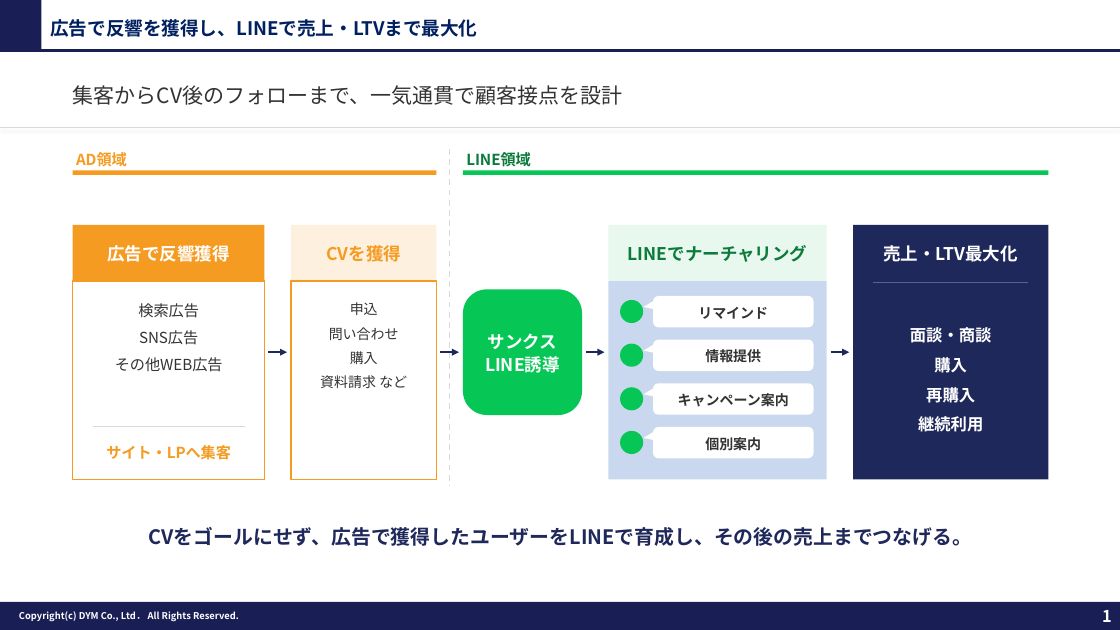
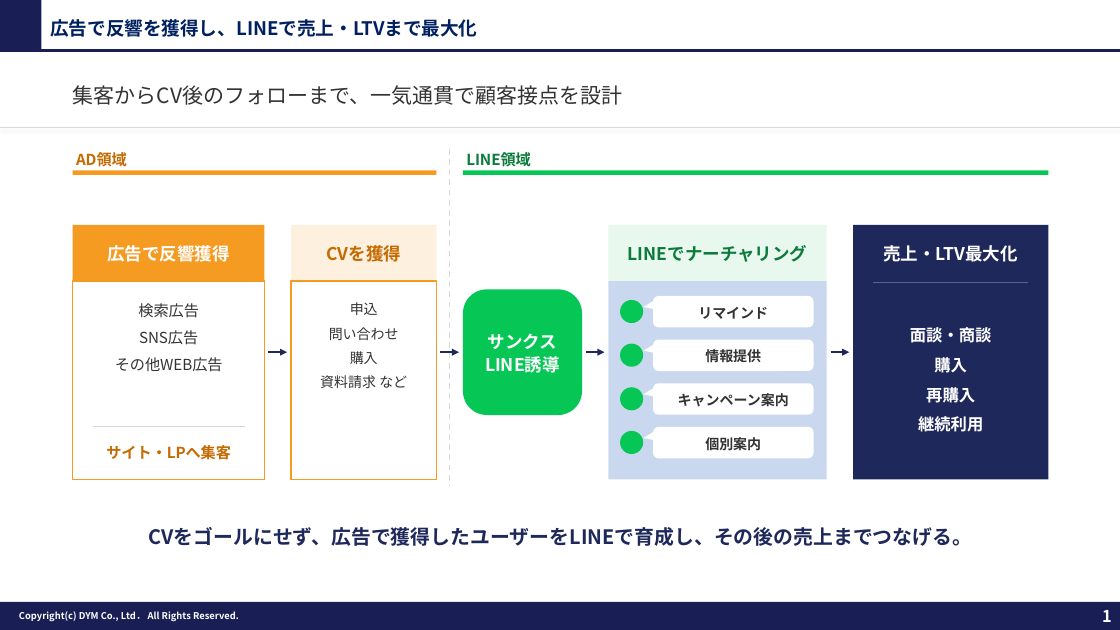
Before and after one commit to tonomura-r-dev/folder, a slide deck: slide 1 of 20261006_サンクスLINE誘導のご提案_業界別ver1.2.pptx. Drawn at 1120x630 pixels with LibreOffice and Linux fonts; fonts in the diff are those of the drawing; background and template pictures are left out. Boxes give left, top, right and bottom in pixels: in the first picture for what was removed or moved away, otherwise in the second. Text is boxed around its words. In the diff, an @@ line names an element or a change of style, - is before the commit and + after.

```diff
--- a/20261006_サンクスLINE誘導のご提案_業界別ver1.2.pptx
+++ b/20261006_サンクスLINE誘導のご提案_業界別ver1.2.pptx
@@ text colour #F59B21 to #C46A00 in 3 elements at (76, 152, 127, 167), (106, 445, 231, 460), (291, 225, 436, 281) @@
```
Also in this commit, not shown: 3 other files.
